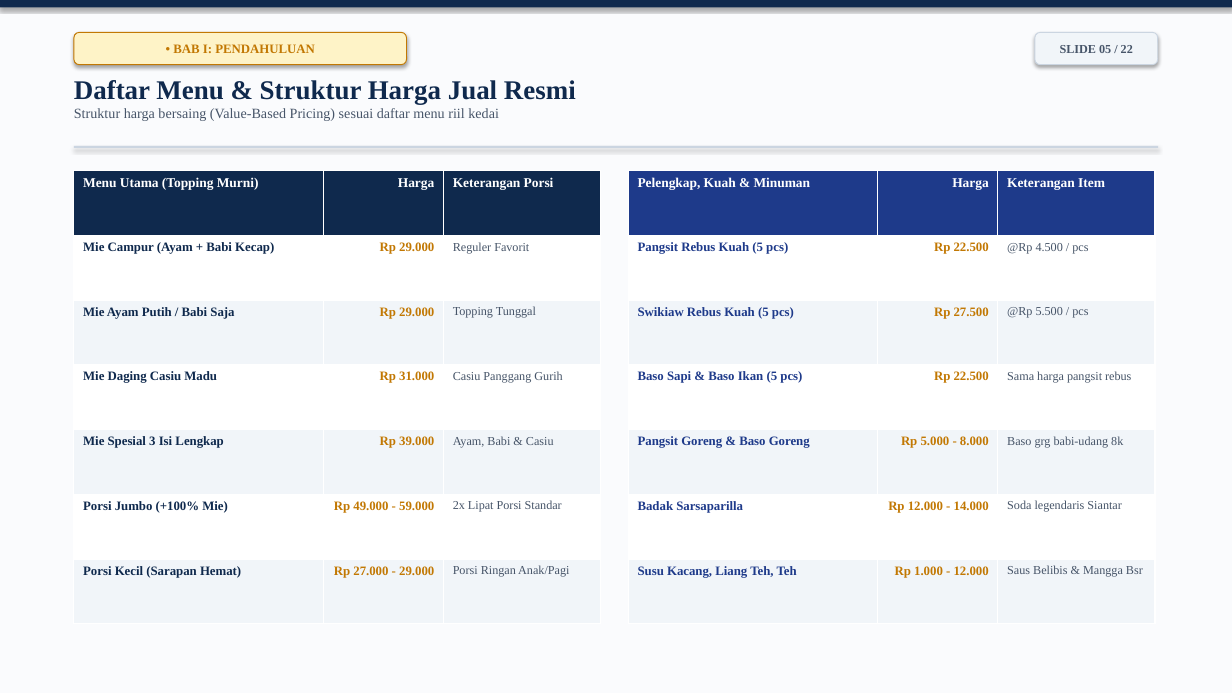
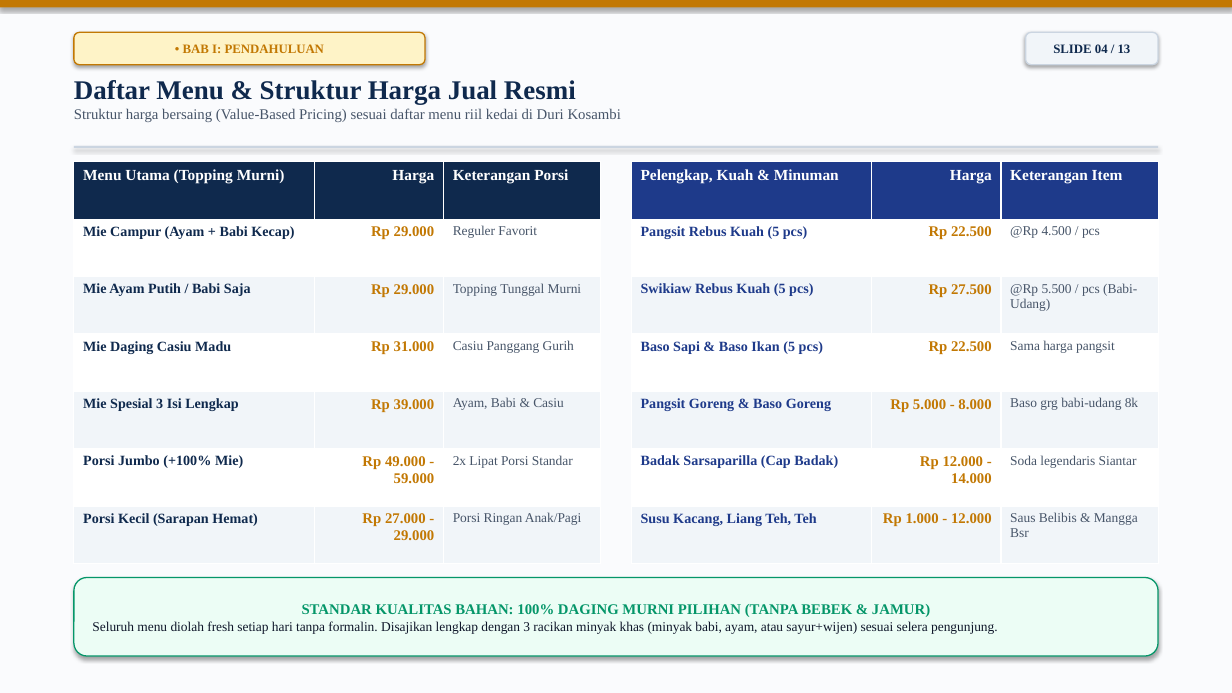
Before and after one commit to arthurfreelanceinquiries-alt/SKB-Bakmi-Mimu, a slide deck: slide 4 of naskah utama/Presentasi_SKB_Bakmi_Mimu_Carina_Sayang.pptx (slide 5 before the commit). Drawn at 1232x693 pixels with LibreOffice and Linux fonts; fonts in the diff are those of the drawing. Boxes give left, top, right and bottom in pixels: in the first picture for what was removed or moved away, otherwise in the second. Text is boxed around its words. In the diff, an @@ line names an element or a change of style, - is before the commit and + after.

```diff
--- a/naskah utama/Presentasi_SKB_Bakmi_Mimu_Carina_Sayang.pptx
+++ b/naskah utama/Presentasi_SKB_Bakmi_Mimu_Carina_Sayang.pptx
@@ rectangle at (0,0,1232,7): fill #0F294D to #C27803 @@
@@ rounded rectangle "• BAB I: PENDAHULUAN": place and size @@
-rounded rectangle "• BAB I: PENDAHULUAN" at (74,32,407,65)
+rounded rectangle "• BAB I: PENDAHULUAN" at (74,32,425,65)
@@ rounded rectangle "• BAB I: PENDAHULUAN" at (74,32,425,65): outline #C27803 0.75 pt to #C27803 1 pt @@
@@ rounded rectangle "SLIDE 04 / 13": place and size @@
-rounded rectangle "SLIDE 04 / 13" at (1035,32,1158,65)
+rounded rectangle "SLIDE 04 / 13" at (1026,32,1158,65)
@@ rounded rectangle "SLIDE 04 / 13" at (1026,32,1158,65): outline #CBD5E1 0.75 pt to #CBD5E1 1 pt @@
@@ text in rounded rectangle at (1053,44,1131,53): text changed; size 9.5 to 10 pt; text colour #475569 to #0F294D @@
-SLIDE 05 / 22
+SLIDE 04 / 13
@@ text at (74,108,621,122): text changed; size 11 to 11.5 pt @@
-Struktur harga bersaing (Value-Based Pricing) sesuai daftar menu riil kedai
+Struktur harga bersaing (Value-Based Pricing) sesuai daftar menu riil kedai di Duri Kosambi
@@ table at (74,162,601,564) @@
-row 3, column 3: Topping Tunggal
+row 3, column 3: Topping Tunggal Murni
@@ size 10.5 to 12 pt in "Menu Utama (Topping Murni)", "Harga", "Keterangan Porsi" @@
@@ size 10 to 11 pt in "Mie Campur (Ayam + Babi Kecap)", "Mie Ayam Putih / Babi Saja", "Mie Daging Casiu Madu", "Mie Spesial 3 Isi Lengkap" and 2 more places @@
@@ size 10 to 11.5 pt in "Rp 29.000", "Rp 29.000", "Rp 31.000", "Rp 39.000" and 2 more places @@
@@ size 9.5 to 10.5 pt in "Reguler Favorit", "Casiu Panggang Gurih", "Ayam, Babi & Casiu", "2x Lipat Porsi Standar" and 1 more places @@
@@ table: place and size @@
-table at (74,171,601,624)
+table at (74,162,601,564)
@@ table at (631,162,1158,564) @@
-row 3, column 3: @Rp 5.500 / pcs
+row 3, column 3: @Rp 5.500 / pcs (Babi-Udang)
-row 4, column 3: Sama harga pangsit rebus
+row 4, column 3: Sama harga pangsit
-row 6, column 1: Badak Sarsaparilla
+row 6, column 1: Badak Sarsaparilla (Cap Badak)
@@ size 10.5 to 12 pt in "Pelengkap, Kuah & Minuman", "Harga", "Keterangan Item" @@
@@ size 10 to 11 pt in "Pangsit Rebus Kuah (5 pcs)", "Swikiaw Rebus Kuah (5 pcs)", "Baso Sapi & Baso Ikan (5 pcs)", "Pangsit Goreng & Baso Goreng" and 1 more places @@
@@ size 10 to 11.5 pt in "Rp 22.500", "Rp 27.500", "Rp 22.500", "Rp 5.000 - 8.000" and 2 more places @@
@@ size 9.5 to 10.5 pt in "@Rp 4.500 / pcs", "Baso grg babi-udang 8k", "Soda legendaris Siantar", "Saus Belibis & Mangga Bsr" @@
@@ table: place and size @@
-table at (628,171,1155,624)
+table at (631,162,1158,564)
@@ rounded rectangle added at (74,578,1158,656), fill #ECFDF5, outline #059669 1 pt, 10.5 pt, text #0F172A @@
+STANDAR KUALITAS BAHAN: 100% DAGING MURNI PILIHAN (TANPA BEBEK & JAMUR)
+Seluruh menu diolah fresh setiap hari tanpa formalin. Disajikan lengkap dengan 3 racikan minyak khas (minyak babi, ayam, atau sayur+wijen) sesuai selera pengunjung.
```
Also in this commit, not shown: 11 other slides changed, 1 slide added, 10 slides removed, 3 other files.
